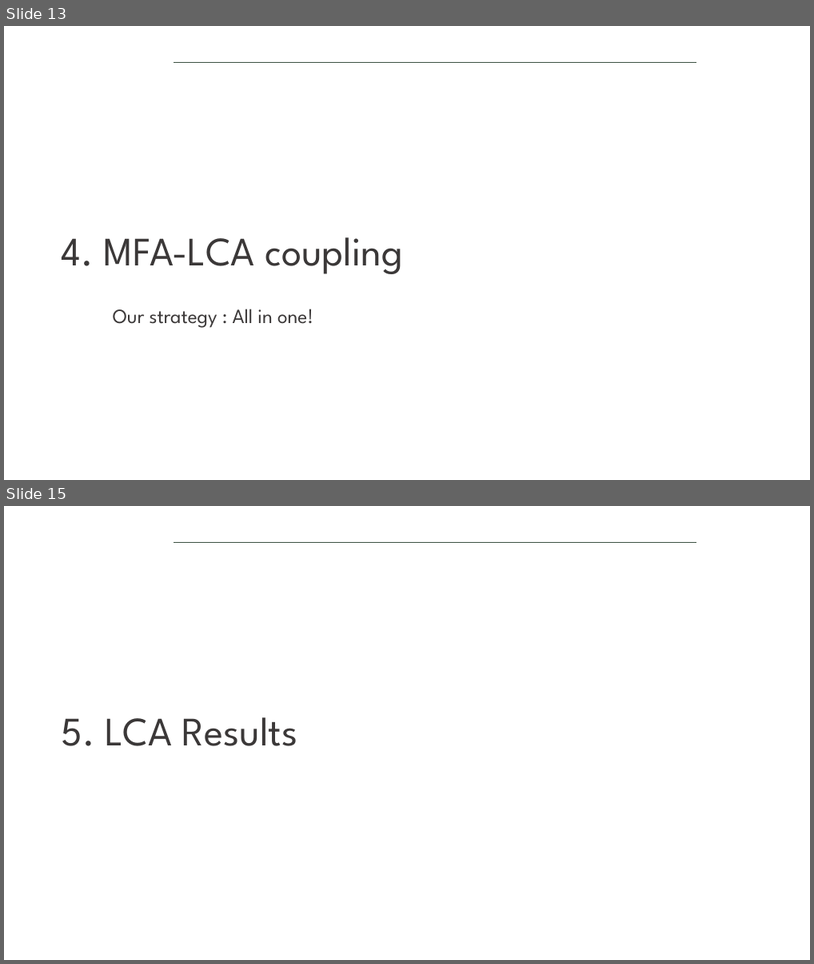
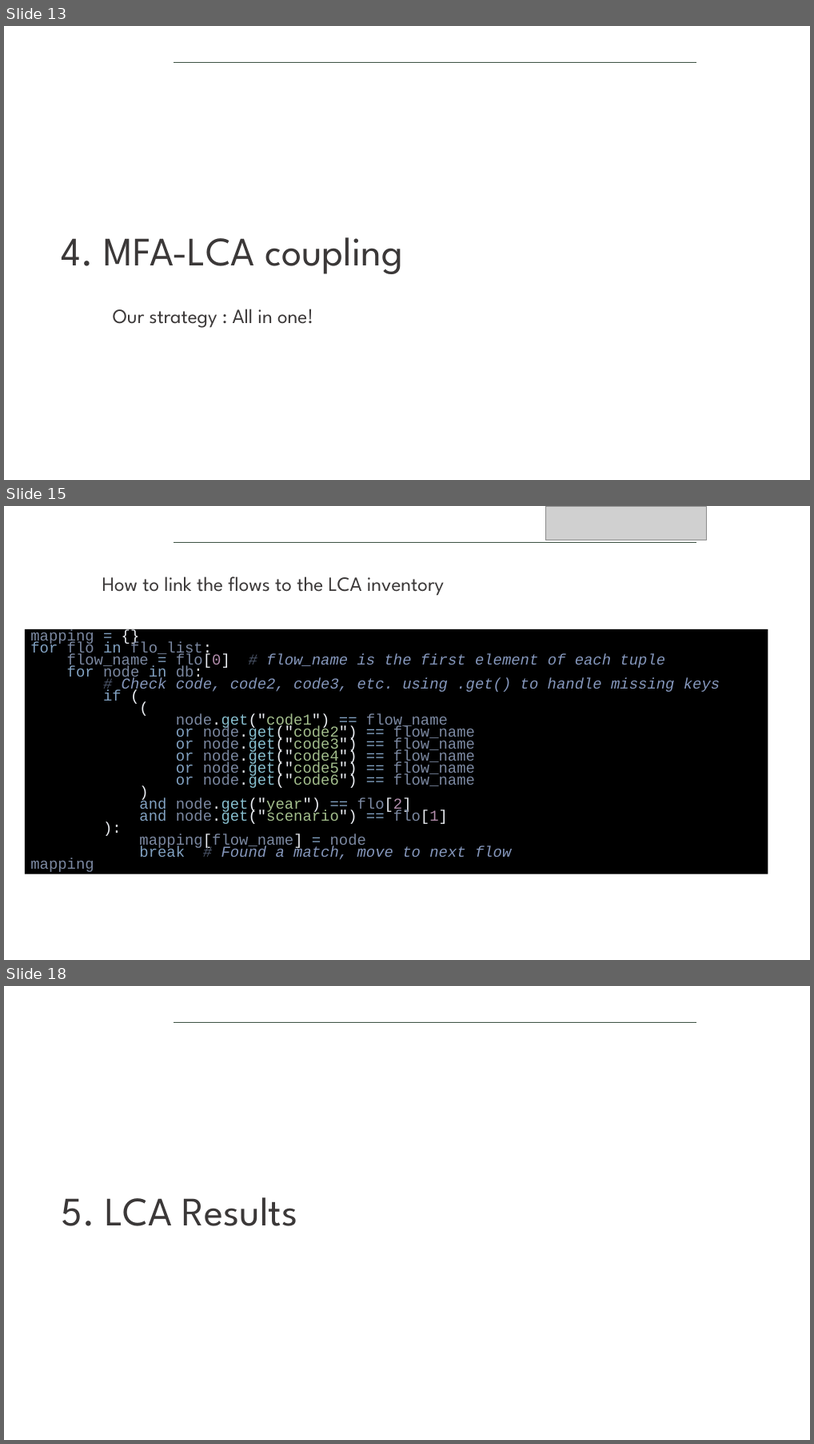
Before and after one commit to isabelapi/PAW_MFA_LCA_2025, a slide deck: presentation/dds_autumn_school_2025_paw_presentation_14-11-2025.pptx. Shown one above the other, each under a label of ours: slides 13 and 15 before the commit, slides 13, 15 and 18 after it; the slides between them are not shown. The pictures are 814x964 and 814x1444 pixels, drawn with LibreOffice and Linux fonts; fonts in the diff are those of the drawing; grey boxes stand for pictures; background and template pictures are left out. Boxes give left, top, right and bottom in pixels: in the first picture for what was removed or moved away, otherwise in the second. Text is boxed around its words. In the diff, an @@ line names an element or a change of style, - is before the commit and + after.

```diff
--- a/presentation/dds_autumn_school_2025_paw_presentation_14-11-2025.pptx
+++ b/presentation/dds_autumn_school_2025_paw_presentation_14-11-2025.pptx
@@ slide 15 added at (4, 506, 810, 960), background #FFFFFF; not listed: 1 template element that a slide beside it also shows @@
@@ picture added at (546, 506, 707, 540) @@
@@ text added at (102, 576, 444, 596), 24 pt, text #3B3838 @@
+How to link the flows to the LCA inventory
@@ rectangle added at (25, 629, 769, 874), fill #000000, 18 pt, text #7B88A1 @@
+mapping = {}
+for flo in flo_list:
+flow_name = flo[0] # flow_name is the first element of each tuple
+for node in db:
+# Check code, code2, code3, etc. using .get() to handle missing keys
+if (
+(
+node.get("code1") == flow_name
+or node.get("code2") == flow_name
+or node.get("code3") == flow_name
+or node.get("code4") == flow_name
+or node.get("code5") == flow_name
+or node.get("code6") == flow_name
+)
+and node.get("year") == flo[2]
+and node.get("scenario") == flo[1]
+):
+mapping[flow_name] = node
+break # Found a match, move to next flow
+mapping
@@ what was slide 15 is now slide 18 @@
```
Also in this commit, not shown: 3 other slides added, 1 slide removed.
